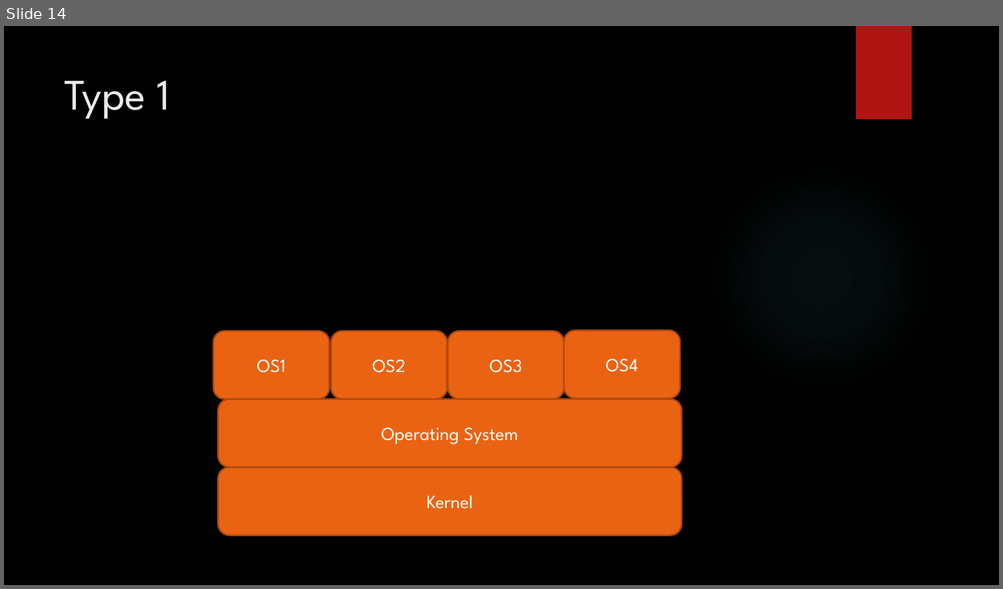
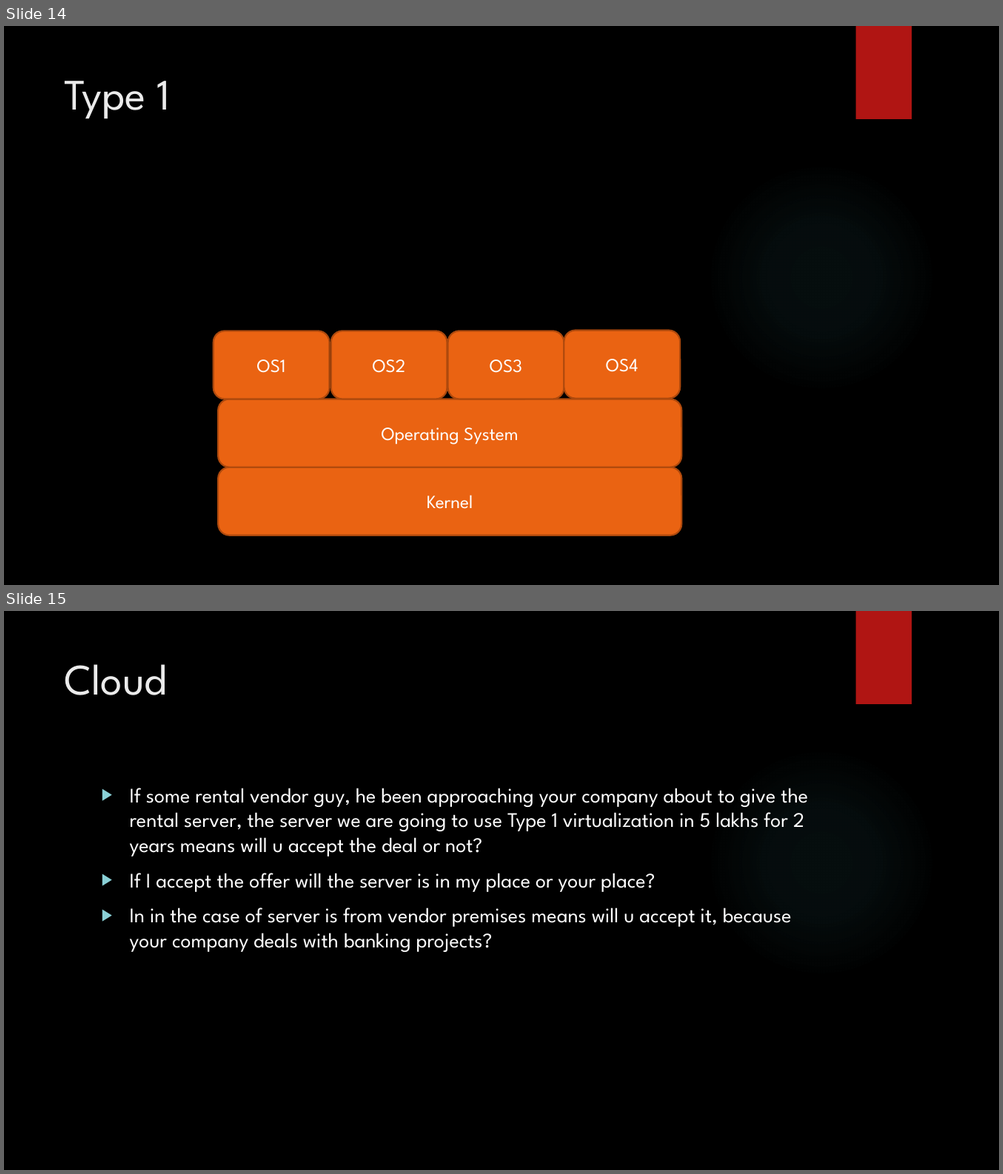
Before and after one commit to karthick1808/DW001, a slide deck: Cloud Basics.pptx. Shown one above the other, each under a label of ours: slide 14 before the commit, slides 14 and 15 after it. The pictures are 1003x589 and 1003x1174 pixels, drawn with LibreOffice and Linux fonts; fonts in the diff are those of the drawing; background and template pictures are left out. Boxes give left, top, right and bottom in pixels: in the first picture for what was removed or moved away, otherwise in the second. Text is boxed around its words. In the diff, an @@ line names an element or a change of style, - is before the commit and + after.

```diff
--- a/Cloud Basics.pptx
+++ b/Cloud Basics.pptx
@@ slide 15 added at (4, 611, 999, 1170), background picture (left out); not listed: 2 template elements that a slide beside it also shows @@
@@ title added at (64, 664, 167, 695), 42 pt, text #EBEBEB @@
+Cloud
@@ text added at (130, 788, 808, 952), 20 pt, text #FFFFFF @@
+▶ If some rental vendor guy, he been approaching your company about to give the rental server, the server we are going to use Type 1 virtualization in 5 lakhs for 2 years means will u accept the deal or not?
+▶ If I accept the offer will the server is in my place or your place?
+▶ In in the case of server is from vendor premises means will u accept it, because your company deals with banking projects?
```
Also in this commit, not shown: 2 slides changed, 7 other slides added.
